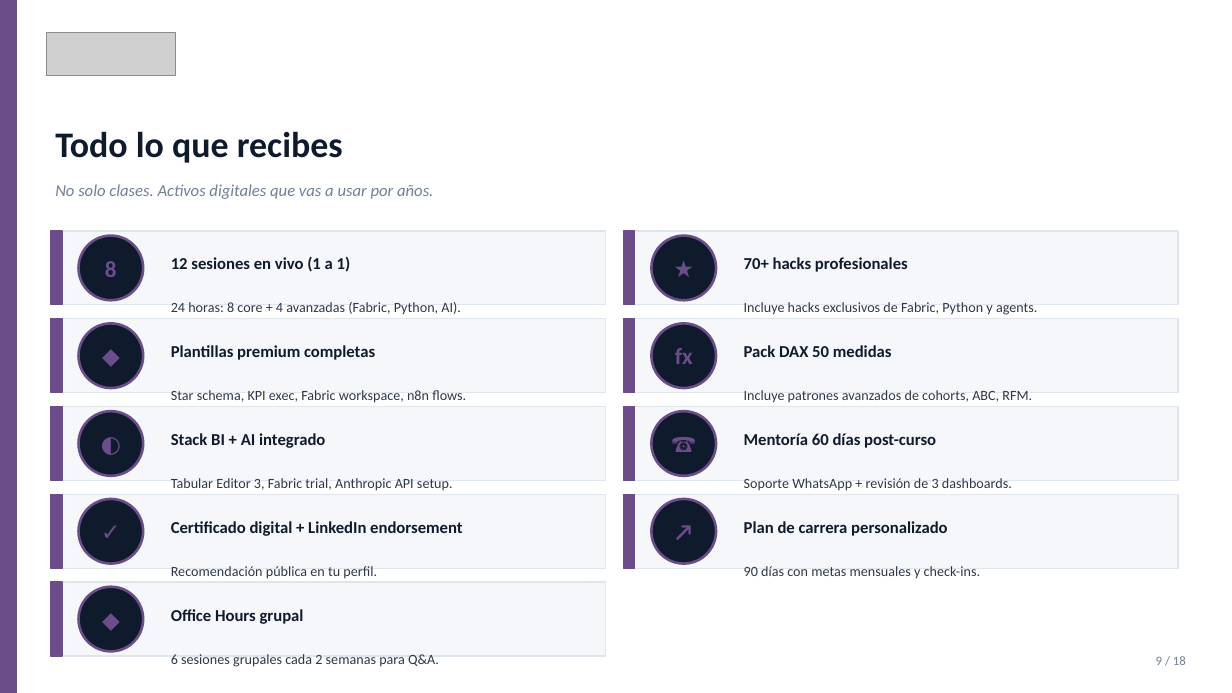
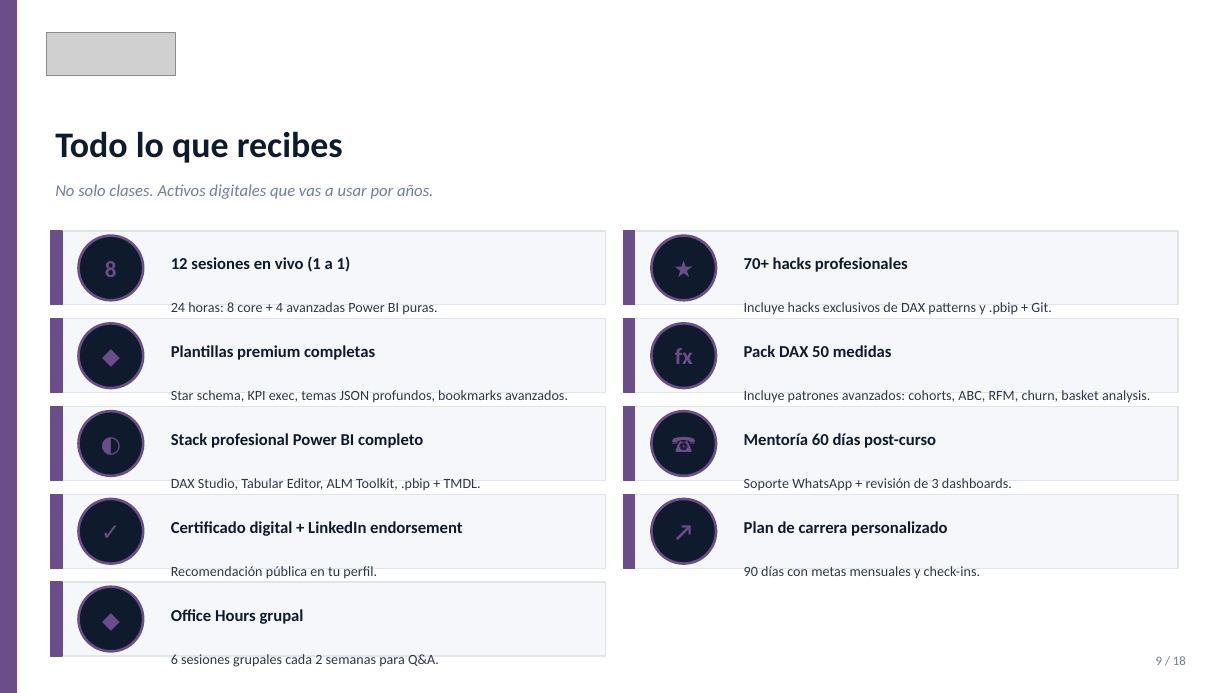
Before and after one commit to iKingRagnar/2BI, a slide deck: slide 9 of scorecard-General/PAGINA-2BI/academia/materiales/08_Premium_Presentacion_Comercial.pptx. Drawn at 1232x693 pixels with LibreOffice and Linux fonts; fonts in the diff are those of the drawing; grey boxes stand for pictures. Boxes give left, top, right and bottom in pixels: in the first picture for what was removed or moved away, otherwise in the second. Text is boxed around its words. In the diff, an @@ line names an element or a change of style, - is before the commit and + after.

Commit message:
feat(academia): nueva seccion de cursos Power BI con 4 tiers + 12 materiales

```diff
--- a/scorecard-General/PAGINA-2BI/academia/materiales/08_Premium_Presentacion_Comercial.pptx
+++ b/scorecard-General/PAGINA-2BI/academia/materiales/08_Premium_Presentacion_Comercial.pptx
@@ text at (171, 302, 437, 314): text changed @@
-24 horas: 8 core + 4 avanzadas (Fabric, Python, AI).
+24 horas: 8 core + 4 avanzadas Power BI puras.
@@ text at (744, 302, 1051, 315): text changed @@
-Incluye hacks exclusivos de Fabric, Python y agents.
+Incluye hacks exclusivos de DAX patterns y .pbip + Git.
@@ text at (171, 390, 568, 402): text changed @@
-Star schema, KPI exec, Fabric workspace, n8n flows.
+Star schema, KPI exec, temas JSON profundos, bookmarks avanzados.
@@ text at (744, 390, 1150, 403): text changed @@
-Incluye patrones avanzados de cohorts, ABC, RFM.
+Incluye patrones avanzados: cohorts, ABC, RFM, churn, basket analysis.
@@ text at (171, 433, 423, 448): text changed @@
-Stack BI + AI integrado
+Stack profesional Power BI completo
@@ text at (171, 478, 481, 490): text changed @@
-Tabular Editor 3, Fabric trial, Anthropic API setup.
+DAX Studio, Tabular Editor, ALM Toolkit, .pbip + TMDL.
```
Also in this commit, not shown: 9 other slides changed, 28 other files.
